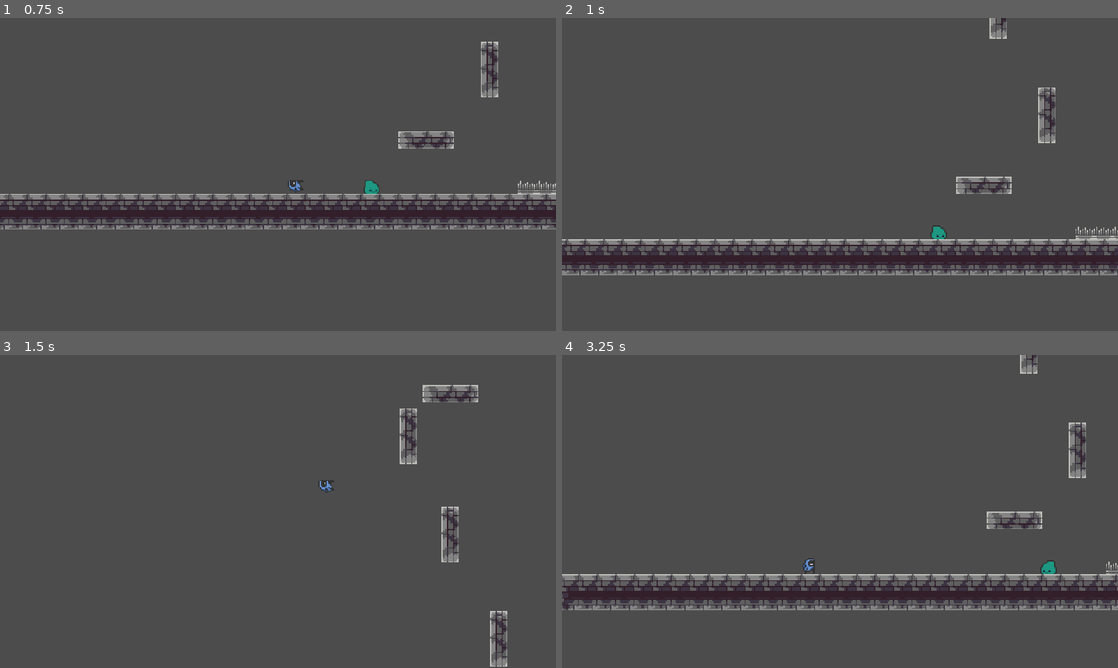
Above: before the commit, frames 1-4 (two rows, left to right).
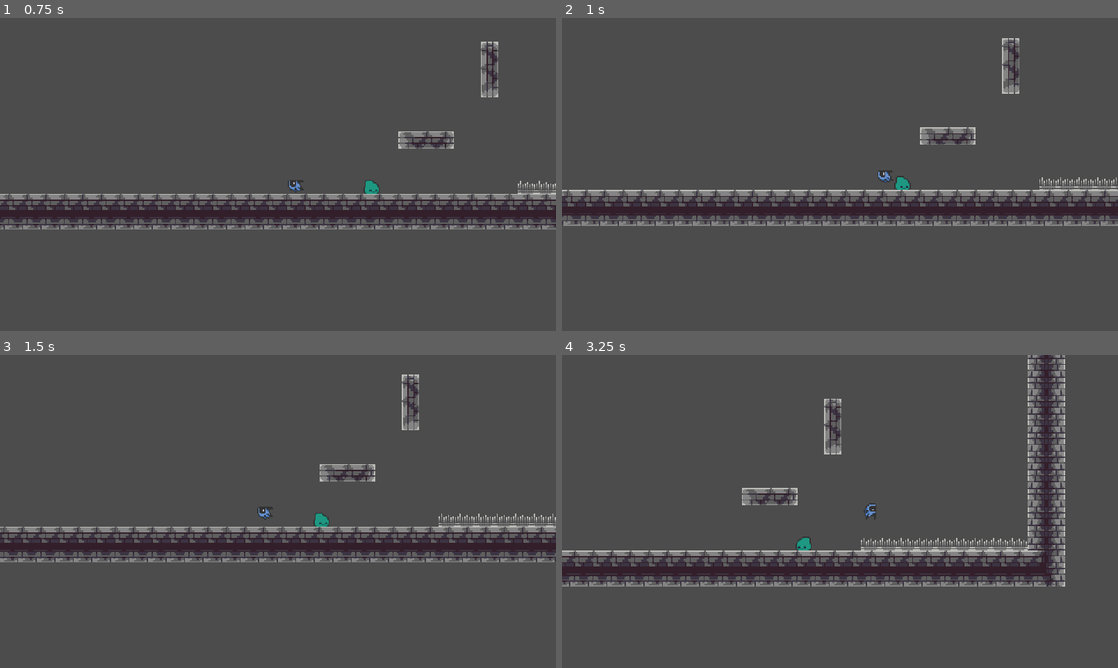
Above: after the commit, the same moments.

Repository: Quanarie/GoUp
Game: Godot game, scene res://World.tscn
The game is run twice, just before and just after one commit, with the same random seed, the same clock (stepped at 60 frames per second) and the same inputs.
Inputs:
- Up to frame 1 (0.75 s): hold Right (ui_right) from 0.53 s (still down); tap Shift (activate_boots) at 0.6 s
- Up to frame 2 (1 s): keep holding Right (ui_right); tap Up (ui_up) at 0.77 s
- Up to frame 3 (1.5 s): keep holding Right (ui_right); tap Space (dash) at 1.35 s
- Up to frame 4 (3.25 s): tap Up (ui_up) at 1.52, 3.02 s; release Right (ui_right) at 2.03 s; hold Left (ui_left) 2.03-2.78 s; tap Shift (activate_boots) at 2.1 s; hold Right (ui_right) from 2.78 s (still down); tap Space (dash) at 2.85 s

Frame 1 is identical in both runs. In frame 2, 13% of the frame differs, in the area x 0-100%, y 0-83%; in frame 3, 7.4%; in frame 4, 14%, in the area x 0-100%, y 0-82%.

Commit message:
Moving enemy bug fixes

Diff:
--- a/Enemy/Slime.tscn
+++ b/Enemy/Slime.tscn
@@ -28,7 +28,6 @@
 [node name="Hitbox" parent="." instance=ExtResource( 3 )]
 collision_layer = 0
 collision_mask = 8
-damage = 100
 
 [node name="CollisionShape2D" parent="Hitbox" index="0"]
 position = Vector2( 0, 2 )
@@ -39,6 +38,7 @@
 playback_process_mode = 0
 playback/repeat = true
 
+[connection signal="area_entered" from="Hitbox" to="Hitbox" method="_on_Hitbox_area_entered"]
 [connection signal="tween_completed" from="MoveTween" to="." method="_on_MoveTween_tween_completed"]
 
 [editable path="Hitbox"]
--- a/Other/Hitbox.gd
+++ b/Other/Hitbox.gd
@@ -1,3 +1,9 @@
 extends Area2D
 
 export var damage = 1
+export var recharge_time = 1
+
+func recharge():
+	set_collision_mask_bit(3, false)
+	yield(get_tree().create_timer(recharge_time), "timeout")
+	set_collision_mask_bit(3, true)
--- a/Player/Player.gd
+++ b/Player/Player.gd
@@ -135,3 +135,4 @@
 
 func _on_Hurtbox_area_entered(area):
 	stats.health -= area.damage
+	area.recharge()
